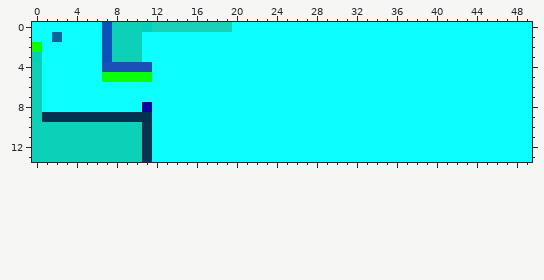
Two versions of one pixel-art sprite, res/lvls/1.png. The picture above is the old version.
The file is 50x14 pixels. Colours within 5 levels of each other are drawn and written as one.
The result:
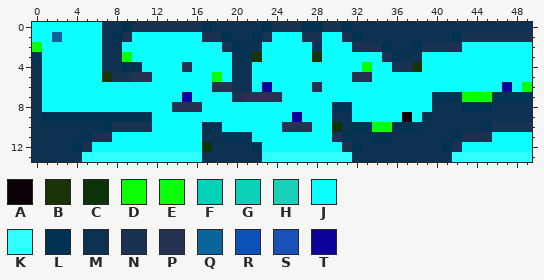
Palette (. is transparent): A #0b0007  B #1a3208  C #0c3209  D #0bff04  E #0bff0a  F #02d0b8  G #0dd0b8  H #19d0b8  J #0bffff  K #30ffff  L #013251  M #0d3251  N #193251  P #253251  Q #0b649a  R #0c51b8  S #1951b8  T #0b009a
Changes in this commit:
Changed rows in their new state; - is an unchanged pixel.
first column x 0:
 0 -------MMLNNNNNNNLMMMMMLNNNLLNNLMMMMMMMMMMMMMMMMMM
 1 -------MLNJ------NNLMMLN---NN--NLMMMMMMMMMLNNNNNNN
 2 -------MMJJ--------NLMM-----M---NNNLMMLNNNN-------
 3 L------MMDJ---------MLB-----B------NLMM-----------
 4 M------MMLLJ---P----MM-----------D--NNB-----------
 5 M------BNNPP------D-MM----------PP----------------
 6 M-----------------PPMM-T----P------------------T-D
 7 M--------------T----NPPPP---------------LLLDDDLLLL
 8 M----------J--PPP-------------LL--------MMMLLLMMMM
 9 M-------------------------T---MM-----A-LMMMMMMMMMM
10 MMMMMMMLNNNN-----LL------PPP--CMLLDDLLLMMMMMMLNNNN
11 MMMMMLNNJJJJ-----MMLLL--------NLMMLLMMMMMMLNNN----
12 MMMMLNJJJJJJ-----CMMMML--------NLMMMMMMMMLN-------
13 MMMMMKKKKKKKKKKKKMMMMMMKKKKKKKKKMMMMMMMMMMKKKKKKKK
